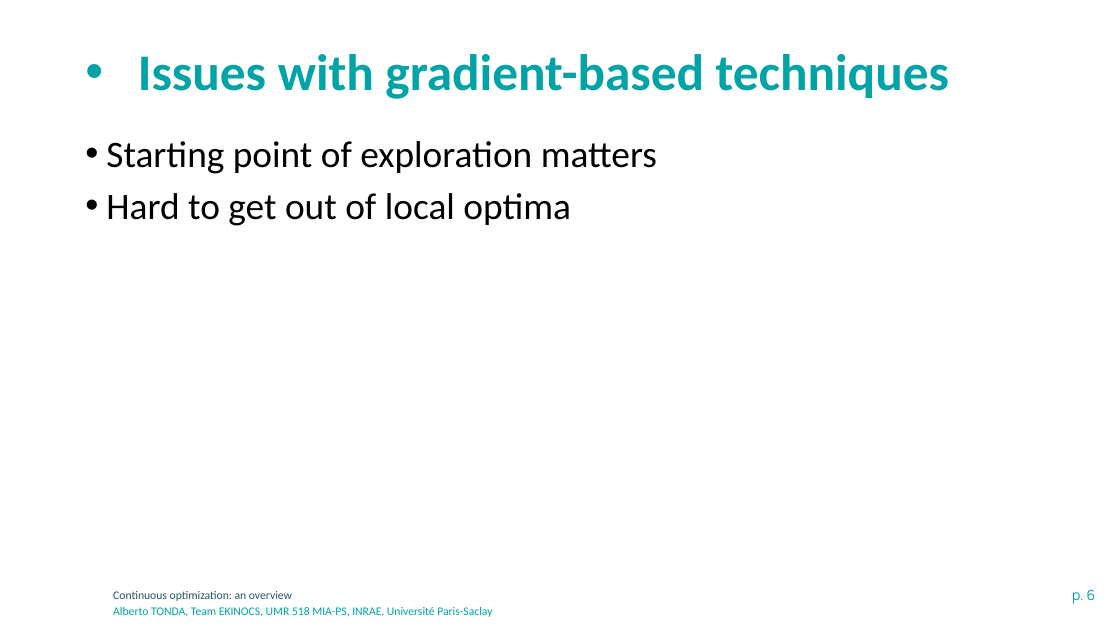
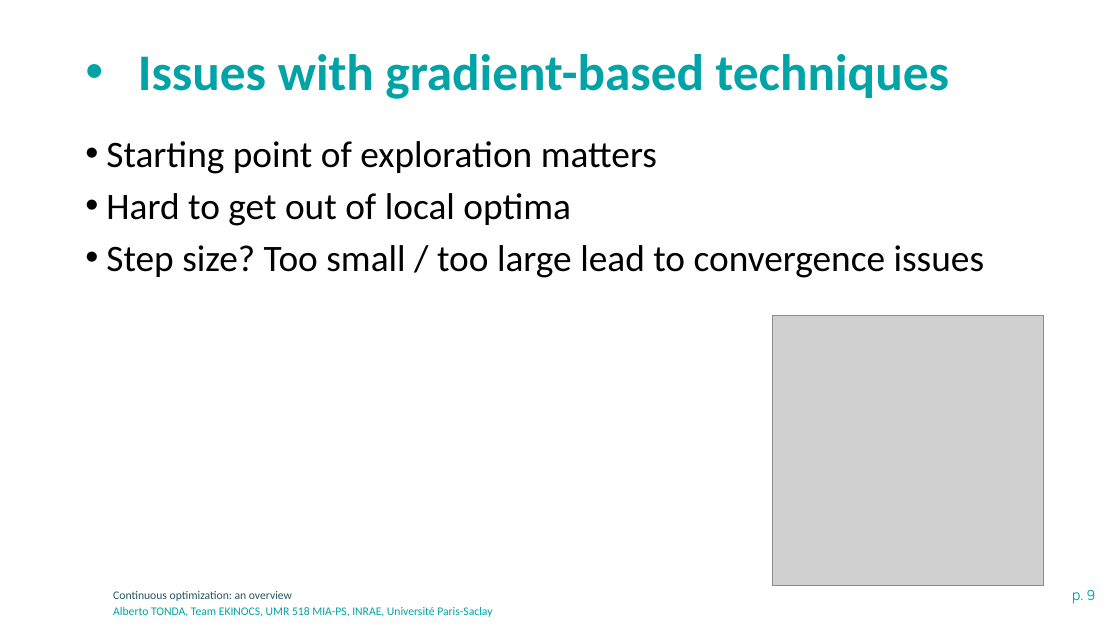
Before and after one commit to albertotonda/teaching, a slide deck: slide 9 of optimization-methods-for-artificial-intelligence/optimization-continuous.pptx (slide 6 before the commit). Drawn at 1120x630 pixels with LibreOffice and Linux fonts; fonts in the diff are those of the drawing; grey boxes stand for pictures; background and template pictures are left out. Boxes give left, top, right and bottom in pixels: in the first picture for what was removed or moved away, otherwise in the second. Text is boxed around its words. In the diff, an @@ line names an element or a change of style, - is before the commit and + after.

```diff
--- a/optimization-methods-for-artificial-intelligence/optimization-continuous.pptx
+++ b/optimization-methods-for-artificial-intelligence/optimization-continuous.pptx
@@ text at bbox=[106, 245, 985, 278]: paragraph added @@
+• Step size? Too small / too large lead to convergence issues
@@ picture added at bbox=[773, 315, 1044, 586] @@
@@ page number at bbox=[1072, 589, 1096, 604]: text changed @@
-p. 6
+p. 9
```
Also in this commit, not shown: 3 other slides changed, 12 slides added, 4 other files.
